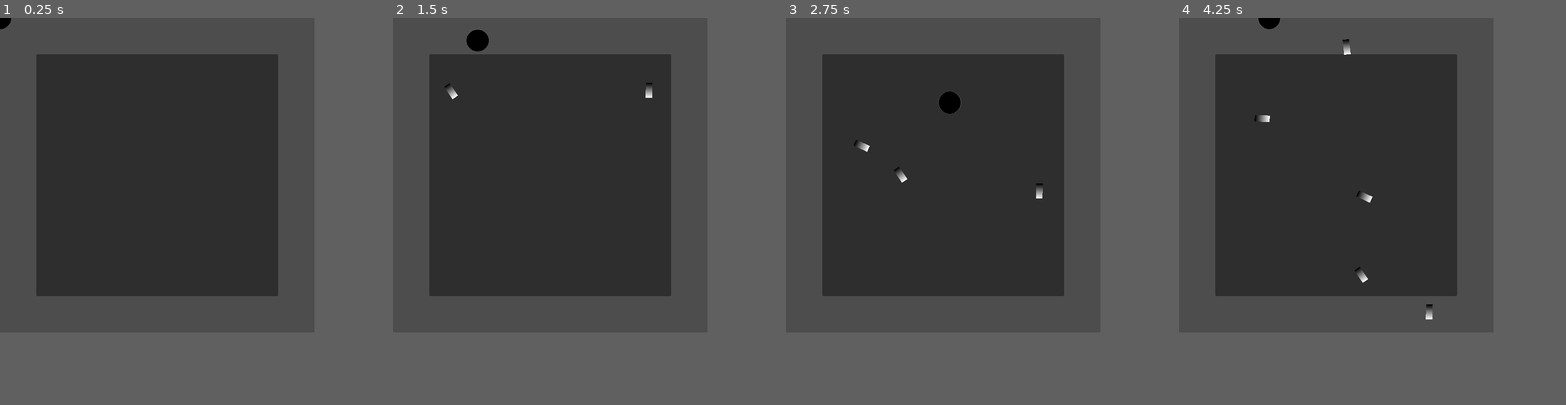
Above: before the commit, frames 1-4 (left to right).
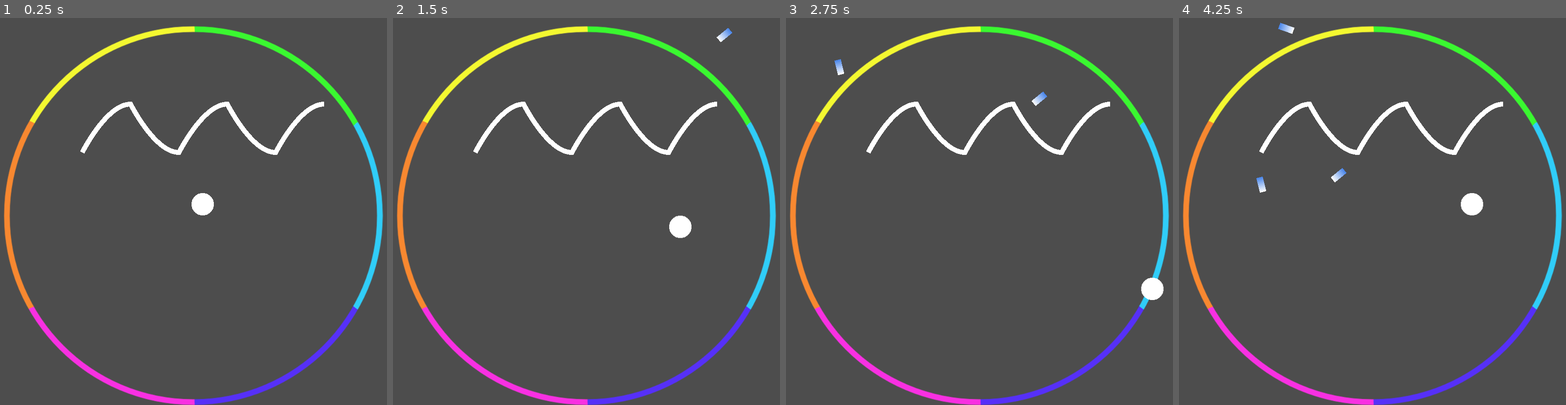
Above: after the commit, the same moments.

Repository: viywolf/Game-Off-2025
Game: Godot game, scene res://scenes/main.tscn
Same seed, same stepped clock (60 frames per second), same inputs: the game is played once before the commit and once after it.
Inputs:
- Up to frame 1 (0.25 s): no input
- Up to frame 2 (1.5 s): tap Enter (ui_accept) at 0.5, 0.77 s; hold D (right) 0.53-1.28 s; hold S (down) from 1.28 s (still down)
- Up to frame 3 (2.75 s): tap Enter (ui_accept) at 1.52 s; release S (down) at 2.03 s; hold D (right) from 2.03 s (still down)
- Up to frame 4 (4.25 s): release D (right) at 2.78 s; hold W (up) 2.78-3.53 s; tap Enter (ui_accept) at 3.02, 3.77 s; hold A (left) from 3.53 s (still down)
The window is 650x650 before the commit and 800x800 after it. Grey fills any space a smaller window leaves; there, only what the larger window draws over its background counts as a difference.

The runs differ from the first frame. In frame 1, 44% of the frame differs, in the area x 0-99%, y 0-100%; in frame 2, 44%, in the area x 1-99%, y 2-100%; in frame 3, 44%; in frame 4, 44%.

Commit message:
added border, random curvy line

Diff:
--- a/project.godot
+++ b/project.godot
@@ -17,8 +17,9 @@
 
 [display]
 
-window/size/viewport_width=650
-window/size/viewport_height=650
+window/size/viewport_width=800
+window/size/viewport_height=800
+window/size/always_on_top=true
 
 [input]
 
--- a/scenes/main.tscn
+++ b/scenes/main.tscn
@@ -6,5 +6,7 @@
 [node name="Main" type="Node2D"]
 
 [node name="Window" parent="." instance=ExtResource("1_0wfyh")]
+position = Vector2(70, 78)
 
 [node name="Player" parent="Window" instance=ExtResource("2_sugp2")]
+position = Vector2(349, 307)
--- a/scenes/note_projectile.tscn
+++ b/scenes/note_projectile.tscn
@@ -1,8 +1,12 @@
-[gd_scene load_steps=5 format=3 uid="uid://dxpu7w00qf8al"]
+[gd_scene load_steps=6 format=3 uid="uid://dxpu7w00qf8al"]
 
 [ext_resource type="Script" uid="uid://cfd7ww2gka4h8" path="res://scripts/note_projectile.gd" id="1_nikk6"]
 
+[sub_resource type="CanvasItemMaterial" id="CanvasItemMaterial_nikk6"]
+light_mode = 1
+
 [sub_resource type="Gradient" id="Gradient_4iah7"]
+colors = PackedColorArray(0.2832352, 0.5219593, 0.9172999, 1, 1, 1, 1, 1)
 
 [sub_resource type="GradientTexture2D" id="GradientTexture2D_nikk6"]
 gradient = SubResource("Gradient_4iah7")
@@ -11,6 +15,7 @@
 size = Vector2(28, 11)
 
 [node name="NoteProjectile" type="CharacterBody2D"]
+material = SubResource("CanvasItemMaterial_nikk6")
 motion_mode = 1
 script = ExtResource("1_nikk6")
 
--- a/scenes/player.tscn
+++ b/scenes/player.tscn
@@ -1,11 +1,14 @@
-[gd_scene load_steps=5 format=3 uid="uid://7s2njiex250w"]
+[gd_scene load_steps=6 format=3 uid="uid://7s2njiex250w"]
 
 [ext_resource type="Script" uid="uid://i6vk5yk38xv0" path="res://scripts/player.gd" id="1_3vyb7"]
+
+[sub_resource type="CanvasItemMaterial" id="CanvasItemMaterial_3vyb7"]
+light_mode = 1
 
 [sub_resource type="Gradient" id="Gradient_u8vuu"]
 interpolation_mode = 1
 offsets = PackedFloat32Array(0, 0.519084)
-colors = PackedColorArray(0, 0, 0, 1, 1, 1, 1, 0)
+colors = PackedColorArray(1, 1, 1, 1, 1, 1, 1, 0)
 
 [sub_resource type="GradientTexture2D" id="GradientTexture2D_3vyb7"]
 gradient = SubResource("Gradient_u8vuu")
@@ -16,6 +19,7 @@
 radius = 22.0
 
 [node name="Player" type="CharacterBody2D"]
+material = SubResource("CanvasItemMaterial_3vyb7")
 script = ExtResource("1_3vyb7")
 
 [node name="Sprite2D" type="Sprite2D" parent="."]
--- /dev/null
+++ b/scenes/wave.tscn
@@ -0,0 +1,7 @@
+[gd_scene load_steps=2 format=3 uid="uid://c358ko8fns760"]
+
+[ext_resource type="Script" uid="uid://iohym5tyf7tg" path="res://scripts/wave.gd" id="1_y5ysc"]
+
+[node name="Wave" type="Line2D"]
+script = ExtResource("1_y5ysc")
+curveness = Vector2(-50, 0)
--- a/scenes/window.tscn
+++ b/scenes/window.tscn
@@ -1,29 +1,40 @@
-[gd_scene load_steps=4 format=3 uid="uid://s7yxjkky0pop"]
+[gd_scene load_steps=7 format=3 uid="uid://s7yxjkky0pop"]
 
 [ext_resource type="Script" uid="uid://dj621pfik712u" path="res://scripts/spawnpoint.gd" id="1_oya5r"]
 [ext_resource type="Script" uid="uid://c3mb65ywblkkk" path="res://scripts/game_manager.gd" id="1_to7fh"]
+[ext_resource type="Texture2D" uid="uid://c8rlwxud5fagx" path="res://sprites/circle_border.png" id="2_qnju7"]
+[ext_resource type="PackedScene" uid="uid://c358ko8fns760" path="res://scenes/wave.tscn" id="3_qvkcj"]
+
+[sub_resource type="CanvasItemMaterial" id="CanvasItemMaterial_qnju7"]
+light_mode = 1
 
 [sub_resource type="Curve2D" id="Curve2D_pnvhp"]
 _data = {
-"points": PackedVector2Array(0, 0, 0, 0, 353, -19, 0, 0, 0, 0, 546, -14, 0, 0, 0, 0, 637, 50, 0, 0, 0, 0, 661, 164, 0, 0, 0, 0, 667, 340, 0, 0, 0, 0, 661, 522, 0, 0, 0, 0, 635, 601, 0, 0, 0, 0, 490, 649, 0, 0, 0, 0, 255, 675, 0, 0, 0, 0, 65, 632, 0, 0, 0, 0, -20, 477, 0, 0, 0, 0, -35, 311, 0, 0, 0, 0, -30, 184, 0, 0, 0, 0, 21, 74, 0, 0, 0, 0, 123, 5, 0, 0, 0, 0, 353, -19)
+"points": PackedVector2Array(0, 0, 0, 0, 563, -231, 0, 0, 0, 0, 766, -125, 0, 0, 0, 0, 872, 5, 0, 0, 0, 0, 898, 196, 0, 0, 0, 0, 957, 481, 0, 0, 0, 0, 816, 747, 0, 0, 0, 0, 698, 785, 0, 0, 0, 0, 467, 894, 0, 0, 0, 0, 191, 938, 0, 0, 0, 0, -90, 875, 0, 0, 0, 0, -290, 630, 0, 0, 0, 0, -290, 427, 0, 0, 0, 0, -295, 222, 0, 0, 0, 0, -269, 52, 0, 0, 0, 0, -201, -141, 0, 0, 0, 0, -80, -189, 0, 0, 0, 0, 54, -222, 0, 0, 0, 0, 198, -217, 0, 0, 0, 0, 335, -255, 0, 0, 0, 0, 554, -241)
 }
-point_count = 16
+point_count = 20
 
 [node name="Window" type="Node2D"]
 script = ExtResource("1_to7fh")
 
-[node name="Panel" type="Panel" parent="."]
-offset_left = 75.0
-offset_top = 75.0
-offset_right = 575.0
-offset_bottom = 575.0
+[node name="CanvasModulate" type="CanvasModulate" parent="."]
+visible = false
+color = Color(0, 0, 0, 1)
+
+[node name="Border" type="Sprite2D" parent="."]
+material = SubResource("CanvasItemMaterial_qnju7")
+position = Vector2(330, 330)
+scale = Vector2(0.8, 0.8)
+texture = ExtResource("2_qnju7")
 
 [node name="Path2D" type="Path2D" parent="."]
 curve = SubResource("Curve2D_pnvhp")
 
 [node name="Spawnpoint" type="PathFollow2D" parent="Path2D"]
-position = Vector2(353, -19)
-rotation = 0.025900943
+position = Vector2(563, -231)
+rotation = 0.48122394
 script = ExtResource("1_oya5r")
 
 [node name="AllNotes" type="Node" parent="Path2D"]
+
+[node name="Wave" parent="." instance=ExtResource("3_qvkcj")]
--- a/scripts/note_projectile.gd
+++ b/scripts/note_projectile.gd
@@ -7,6 +7,6 @@
 	velocity = self.transform.x * speed * delta
 	move_and_slide()
 	# out of the game window
-	if(global_position.x > 800 or global_position.x < -100
-	or global_position.y > 800 or global_position.y < -100):
+	if(global_position.x > 2000 or global_position.x < -2000
+	or global_position.y > 2000 or global_position.y < -2000):
 		queue_free()
--- /dev/null
+++ b/scripts/wave.gd
@@ -0,0 +1,35 @@
+extends Line2D
+
+@export var curveness : Vector2 = Vector2(-50,-50)
+@export var point_pos_array : Array[Vector2] = [
+	Vector2(100,200),
+	Vector2(200,100),
+	Vector2(300,200),
+	Vector2(400, 100),
+	Vector2(500, 200),
+	Vector2(600, 100),
+]
+
+@onready var new_curve = Curve2D.new()
+
+# Called when the node enters the scene tree for the first time.
+func _ready() -> void:
+	draw_wave()
+
+func _process(delta: float) -> void:
+	draw_wave()
+
+func _input(event: InputEvent) -> void:
+	if(event.is_action_pressed("right")):
+		draw_wave()
+
+
+func draw_wave() -> void:
+	points.clear()
+	clear_points()
+	new_curve.clear_points()
+	for point in point_pos_array:
+		new_curve.add_point(point, curveness)
+	var curved_points = new_curve.get_baked_points()
+	for point in curved_points:
+		add_point(point)
Not shown, added: scripts/wave.gd.uid
Binary file added: sprites/circle_border.png
Not shown, added: sprites/circle_border.png.import
